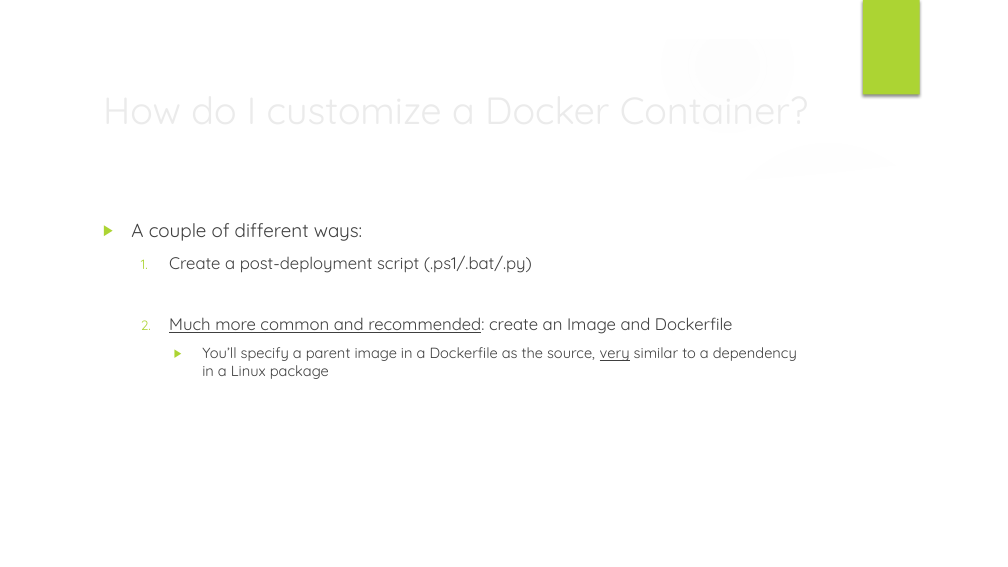
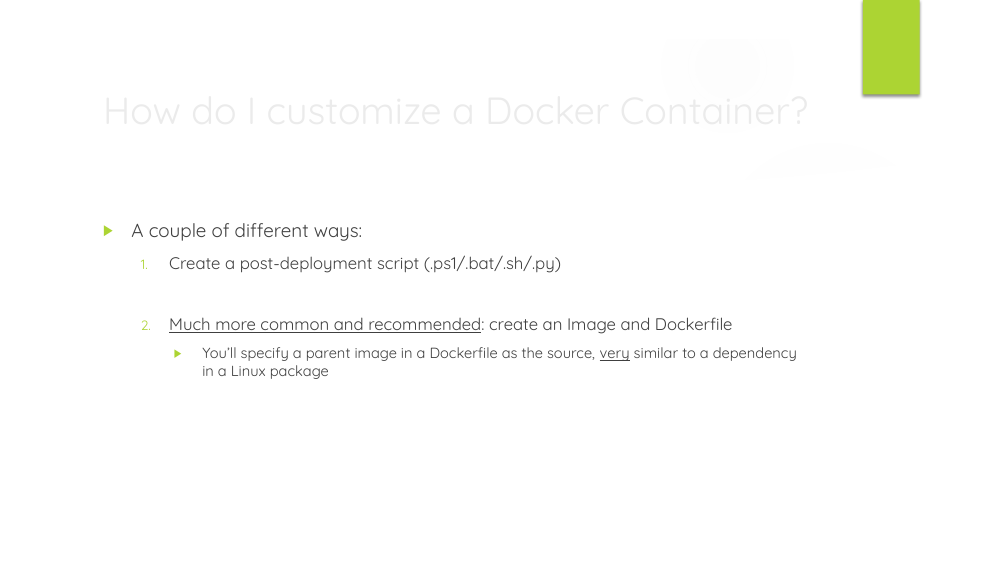
Before and after one commit to ilanham/Presentations, a slide deck: slide 13 of Developing for SQL Server with Docker.pptx (slide 11 before the commit). Drawn at 1008x567 pixels with LibreOffice and Linux fonts; fonts in the diff are those of the drawing; background and template pictures are left out. Boxes give left, top, right and bottom in pixels: in the first picture for what was removed or moved away, otherwise in the second. Text is boxed around its words. In the diff, an @@ line names an element or a change of style, - is before the commit and + after.

Commit message:
Addl content for Demo 2 of Docker presentation

```diff
--- a/Developing for SQL Server with Docker.pptx
+++ b/Developing for SQL Server with Docker.pptx
@@ text at (169,255,561,273): text changed @@
-  1. Create a post-deployment script (.ps1/.bat/.py)
+  1. Create a post-deployment script (.ps1/.bat/.sh/.py)
```
Also in this commit, not shown: 3 other slides changed, 2 slides added.
